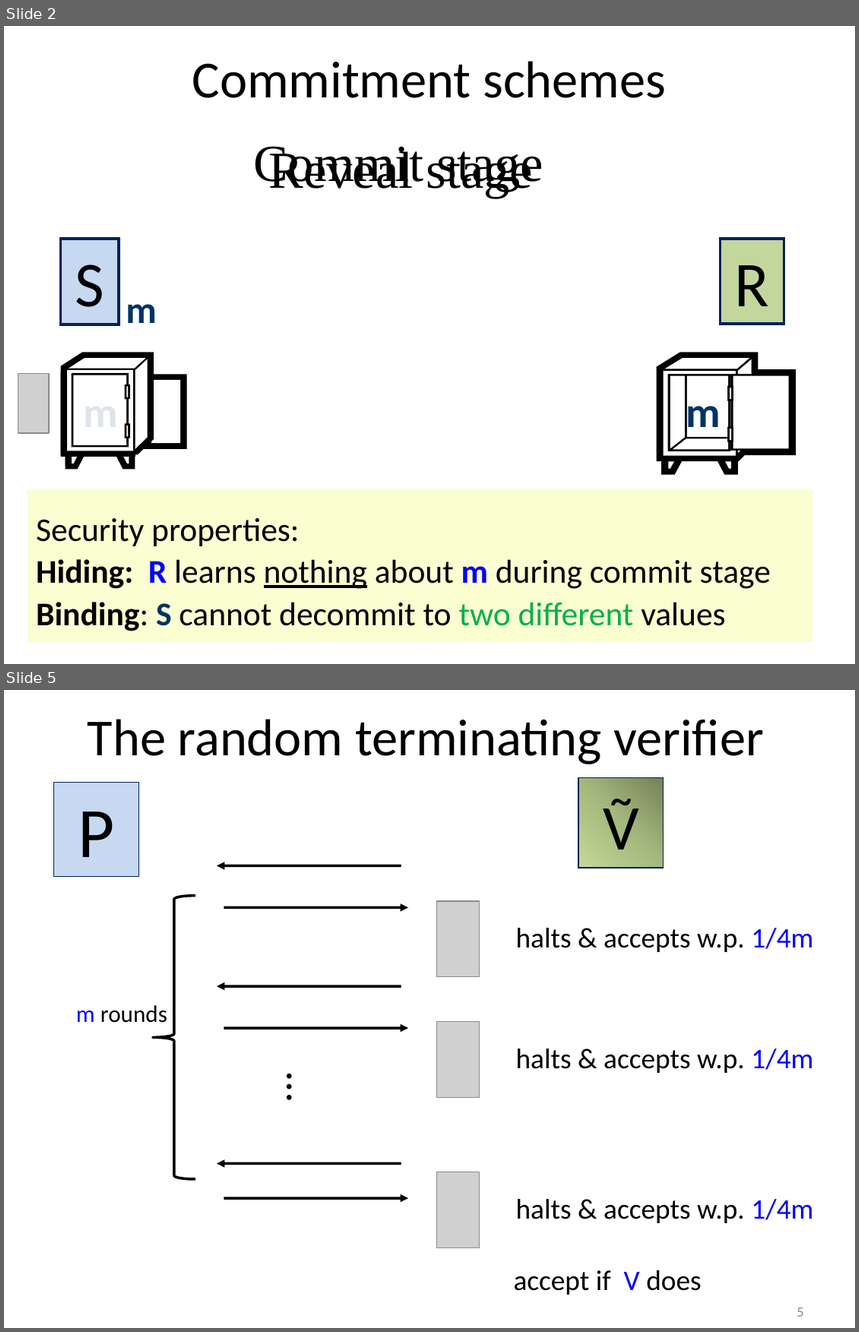
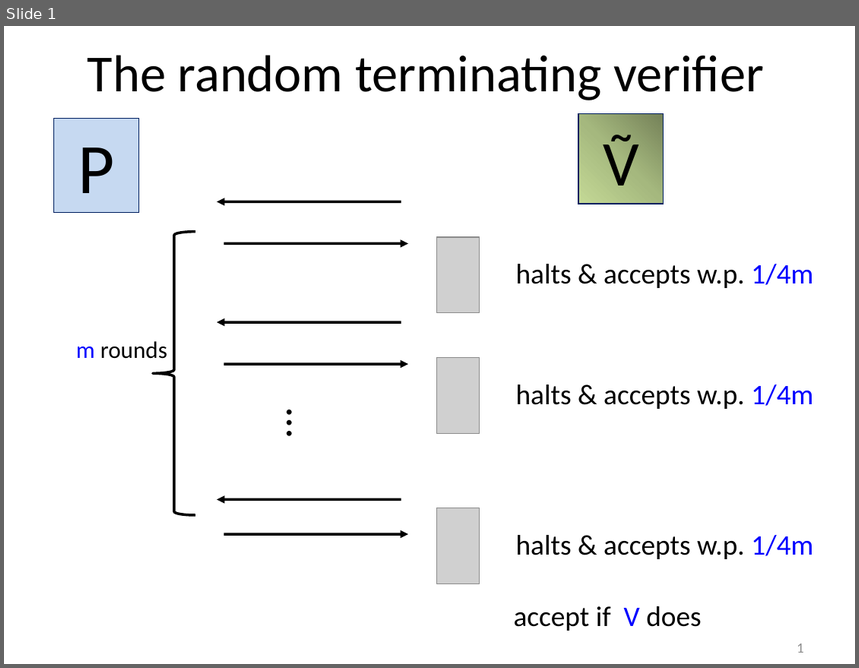
Before and after one commit to iftachh/MyHomepage, a slide deck: Courses/Info/Fall14/Slides/RandomTerminating.ppsx. Shown one above the other, each under a label of ours: slides 2 and 5 before the commit, slide 1 after it; the slides between them are not shown. The pictures are 859x1332 and 859x668 pixels, drawn with LibreOffice and Linux fonts; fonts in the diff are those of the drawing; grey boxes stand for pictures. Boxes give left, top, right and bottom in pixels: in the first picture for what was removed or moved away, otherwise in the second. Text is boxed around its words. In the diff, an @@ line names an element or a change of style, - is before the commit and + after.

```diff
--- a/Courses/Info/Fall14/Slides/RandomTerminating.ppsx
+++ b/Courses/Info/Fall14/Slides/RandomTerminating.ppsx
@@ slide 2 removed at box(4, 26, 855, 664), background #FFFFFF @@
@@ title removed at box(192, 61, 666, 98) @@
-Commitment schemes
@@ text removed at box(253, 146, 544, 192) @@
-Commit stage
@@ text removed at box(269, 148, 533, 199) @@
-Reveal stage
@@ rectangle removed at box(61, 239, 119, 325) @@
-S
@@ rectangle removed at box(721, 239, 785, 324) @@
-R
@@ text removed at box(126, 304, 156, 323) @@
-m
@@ picture removed at box(18, 373, 49, 433) @@
@@ group removed at box(657, 352, 797, 487): 11 freeform shapes, 4 rectangles, 1 text @@
-m
@@ group removed at box(61, 352, 189, 483): 8 freeform shapes, 3 rectangles @@
@@ group removed at box(61, 360, 187, 476): 11 freeform shapes, 4 rectangles @@
@@ text removed at box(28, 489, 813, 651) @@
-Security properties:
-Hiding: R learns nothing about m during commit stage
-Binding: S cannot decommit to two different values
@@ what was slide 5 is now slide 1 @@
@@ page number at box(797, 644, 804, 653): text changed @@
-5
+1
```
Also in this commit, not shown: 3 other slides removed, 2 other files.
